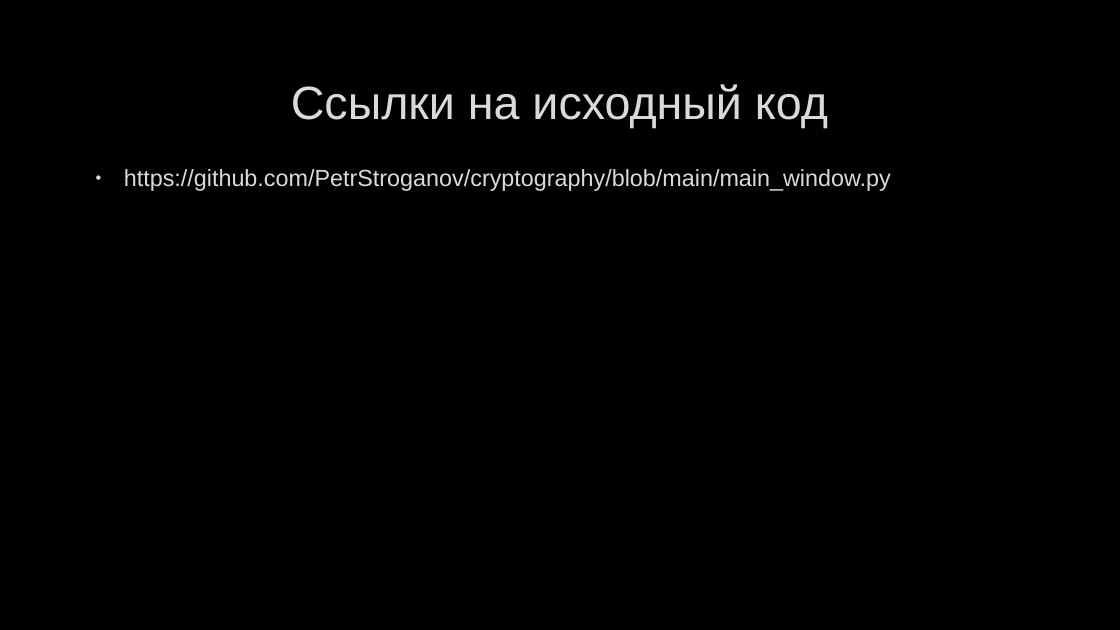
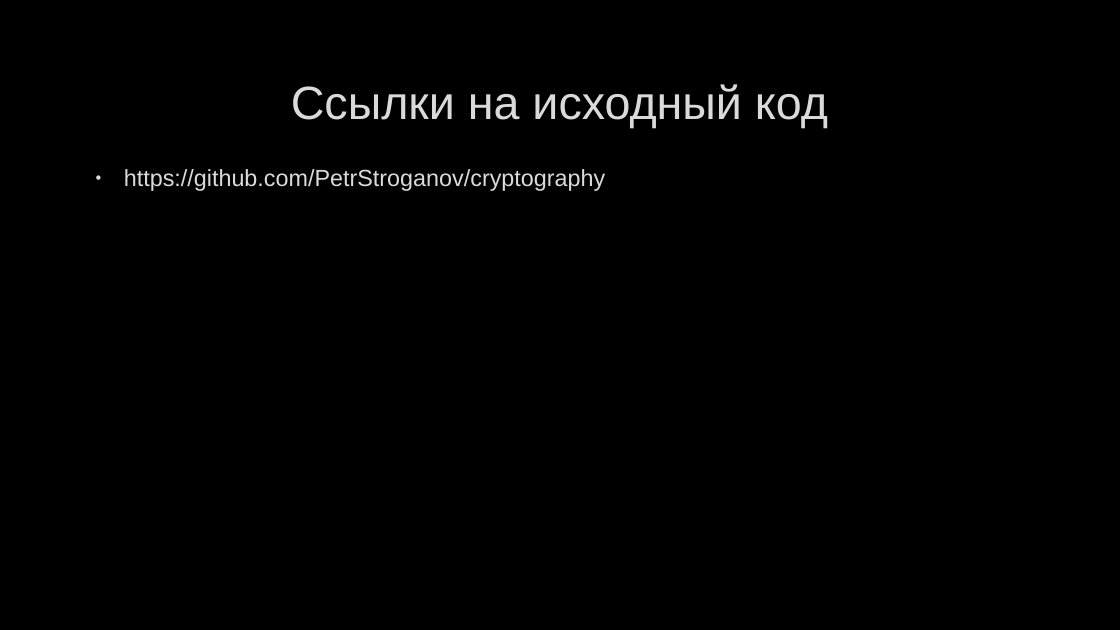
Before and after one commit to PetrStroganov/cryptography, a slide deck: slide 6 of Презентация.pptx. Drawn at 1120x630 pixels with LibreOffice and Linux fonts; fonts in the diff are those of the drawing; background and template pictures are left out. Boxes give left, top, right and bottom in pixels: in the first picture for what was removed or moved away, otherwise in the second. Text is boxed around its words. In the diff, an @@ line names an element or a change of style, - is before the commit and + after.

```diff
--- a/Презентация.pptx
+++ b/Презентация.pptx
@@ text at (124,169,605,191): text changed @@
-• https://github.com/PetrStroganov/cryptography/blob/main/main_window.py
+• https://github.com/PetrStroganov/cryptography
```
Also in this commit, not shown: 1 slide added, 1 slide removed, 2 other files.
